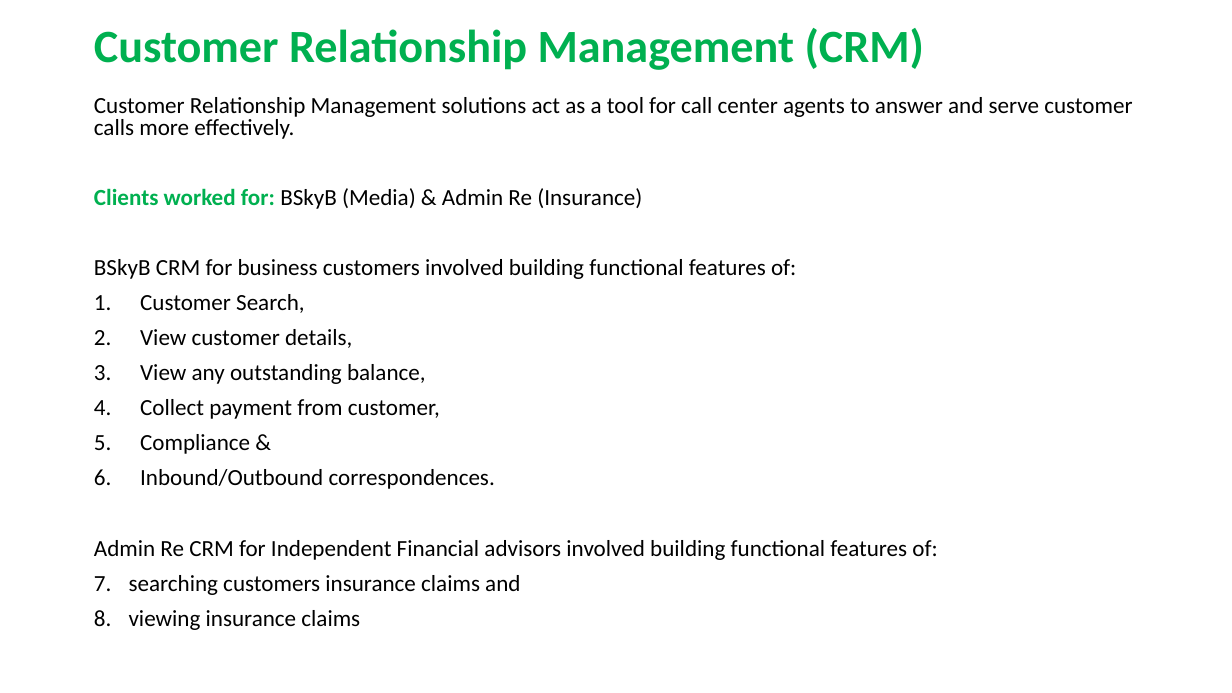
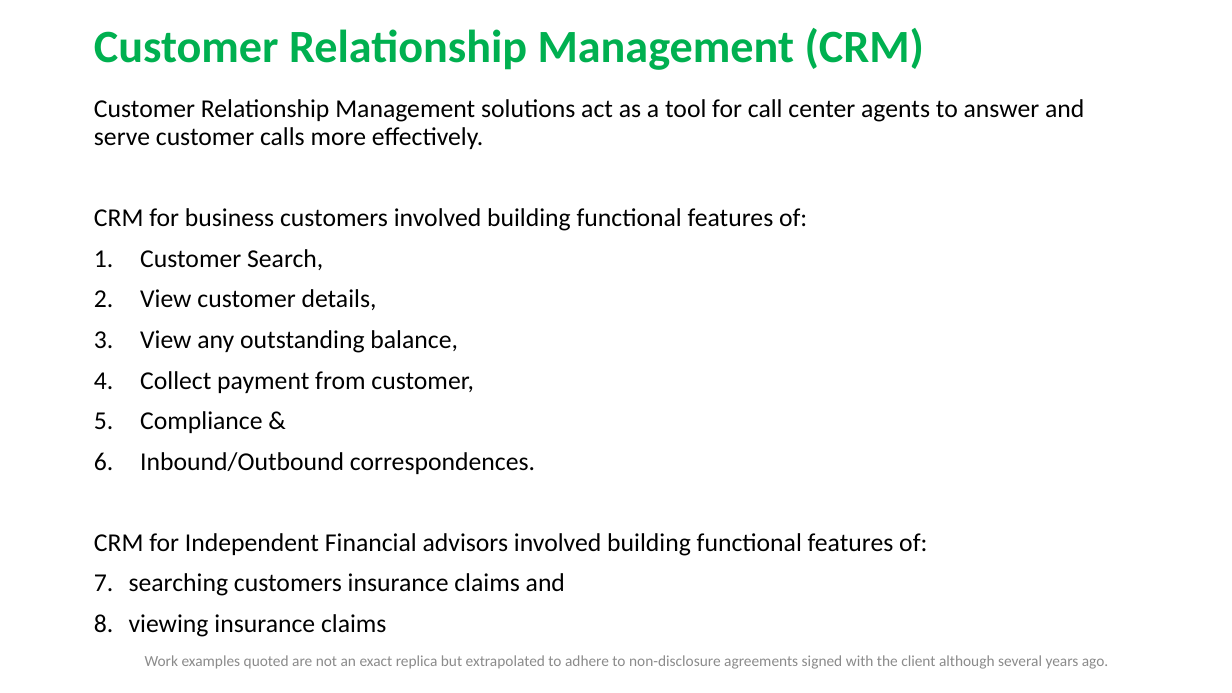
Before and after one commit to RaghavanKasthuri/Business-Knowledge, a slide deck: slide 1 of Customer Relationship Management - CRM.pptx. Drawn at 1232x693 pixels with LibreOffice and Linux fonts; fonts in the diff are those of the drawing. Boxes give left, top, right and bottom in pixels: in the first picture for what was removed or moved away, otherwise in the second. Text is boxed around its words. In the diff, an @@ line names an element or a change of style, - is before the commit and + after.

```diff
--- a/Customer Relationship Management - CRM.pptx
+++ b/Customer Relationship Management - CRM.pptx
@@ text at <box>94,99,1084,637</box>: size 18 to 20 pt in "Customer Relationship Management solutions act as a ...", "Customer Search,", "View customer details,", "View any outstanding balance," and 5 more places; line spacing 0.8 to 0.9 @@
@@ text at <box>94,208,807,231</box>: text changed; size 18 to 20 pt @@
-Clients worked for: BSkyB (Media) & Admin Re (Insurance)
-BSkyB CRM for business customers involved building functional features of:
+CRM for business customers involved building functional features of:
@@ text at <box>94,533,927,556</box>: text changed; size 18 to 20 pt @@
-Admin Re CRM for Independent Financial advisors involved building functional features of:
+CRM for Independent Financial advisors involved building functional features of:
@@ text added at <box>145,655,1108,669</box>, 12 pt, text #8C8C8C @@
+Work examples quoted are not an exact replica but extrapolated to adhere to non-disclosure agreements signed with the client although several years ago.
```
Also in this commit, not shown: 16 other files.
